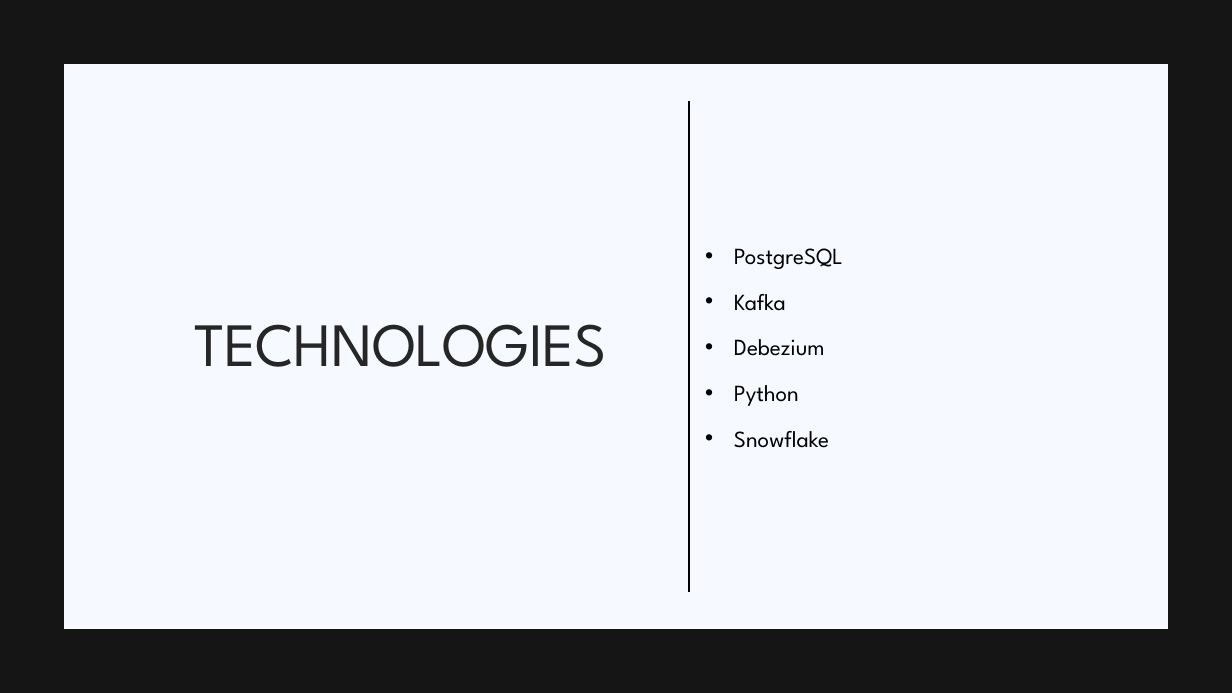
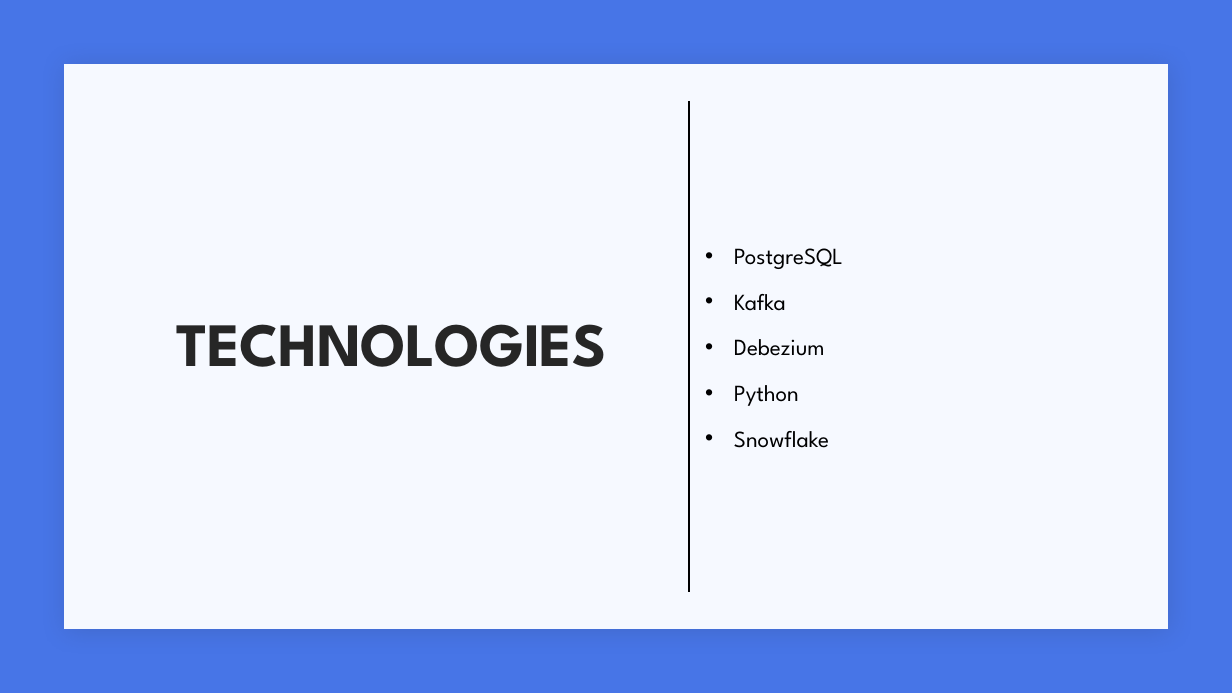
Before and after one commit to ranjith-ofcl/kafka_data_streaming, a slide deck: slide 4 of documents/about_project.pptx. Drawn at 1232x693 pixels with LibreOffice and Linux fonts; fonts in the diff are those of the drawing. Boxes give left, top, right and bottom in pixels: in the first picture for what was removed or moved away, otherwise in the second. Text is boxed around its words. In the diff, an @@ line names an element or a change of style, - is before the commit and + after.

```diff
--- a/documents/about_project.pptx
+++ b/documents/about_project.pptx
@@ background #ECEEF7 to #FFFFFF @@
@@ rectangle at bbox=[0, 0, 1232, 693]: fill #141514 to #4775E7 @@
@@ title "TECHNOLOGIES" at bbox=[177, 324, 607, 367]: bold on @@
```
Also in this commit, not shown: 6 other slides changed, 9 slides added, 10 slides removed, 11 other files.
